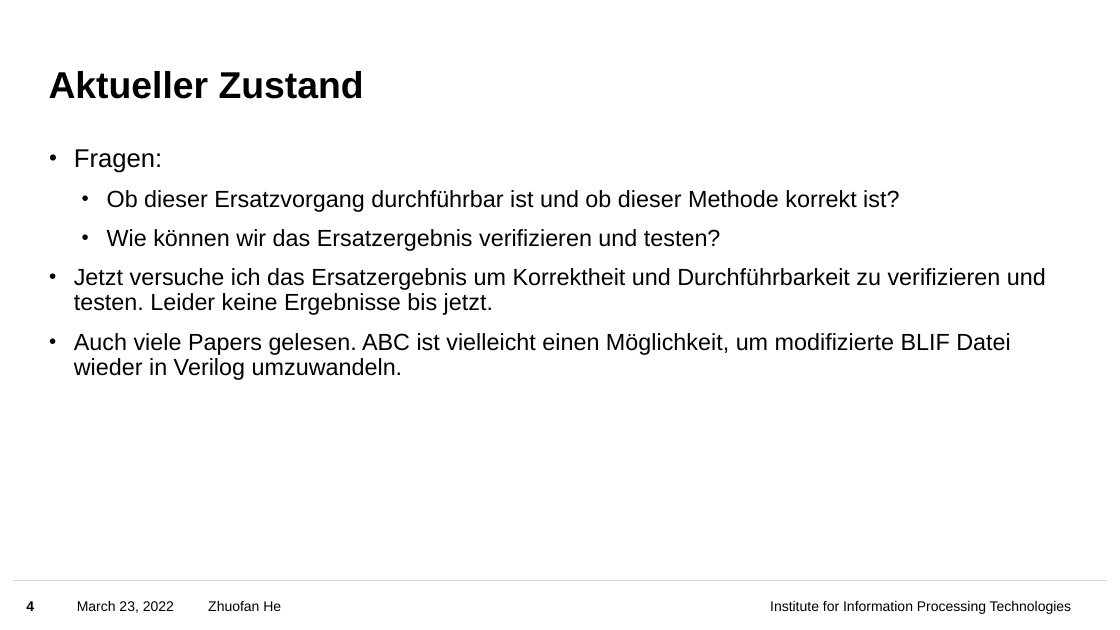
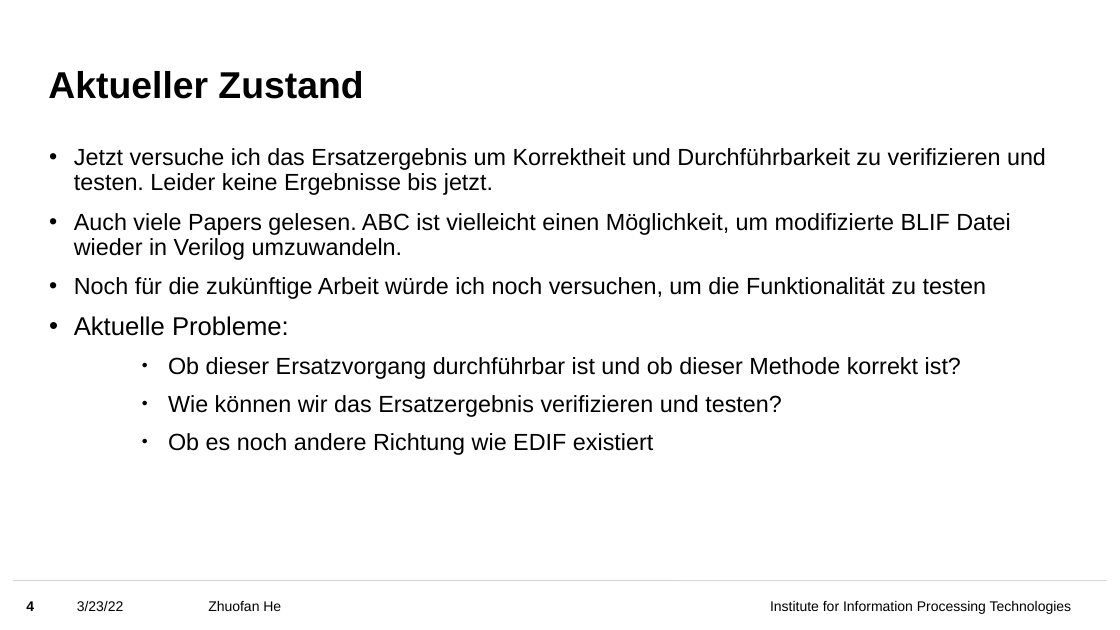
Before and after one commit to feedingmasterHE/MA_Process, a slide deck: slide 4 of 3.08 - 3.23/Zusammenfassung.pptx. Drawn at 1120x630 pixels with LibreOffice and Linux fonts; fonts in the diff are those of the drawing; background and template pictures are left out. Boxes give left, top, right and bottom in pixels: in the first picture for what was removed or moved away, otherwise in the second. Text is boxed around its words. In the diff, an @@ line names an element or a change of style, - is before the commit and + after.

```diff
--- a/3.08 - 3.23/Zusammenfassung.pptx
+++ b/3.08 - 3.23/Zusammenfassung.pptx
@@ text at (74,148,1046,336): text changed; size 22 to 20 pt @@
-• Fragen:
+• Jetzt versuche ich das Ersatzergebnis um Korrektheit und Durchführbarkeit zu verifizieren und testen. Leider keine Ergebnisse bis jetzt.
+  • Auch viele Papers gelesen. ABC ist vielleicht einen Möglichkeit, um modifizierte BLIF Datei wieder in Verilog umzuwandeln.
+  • Noch für die zukünftige Arbeit würde ich noch versuchen, um die Funktionalität zu testen
+  • Aktuelle Probleme:
@@ text at (168,357,961,417): bullet • to ●; list level 2 to 3 in "Ob dieser Ersatzvorgang durchführbar ist ..."; line spacing 0.9 to 1; list level 2 to 3 in "Wie können wir das Ersatzergebnis ..." @@
@@ text at (168,433,653,455): text changed @@
-  • Jetzt versuche ich das Ersatzergebnis um Korrektheit und Durchführbarkeit zu verifizieren und testen. Leider keine Ergebnisse bis jetzt.
-  • Auch viele Papers gelesen. ABC ist vielleicht einen Möglichkeit, um modifizierte BLIF Datei wieder in Verilog umzuwandeln.
+    ● Ob es noch andere Richtung wie EDIF existiert
@@ text at (77,601,124,611): text changed @@
-March 23, 2022
+3/23/22
```
Also in this commit, not shown: 3 other slides changed, 9 other files.
